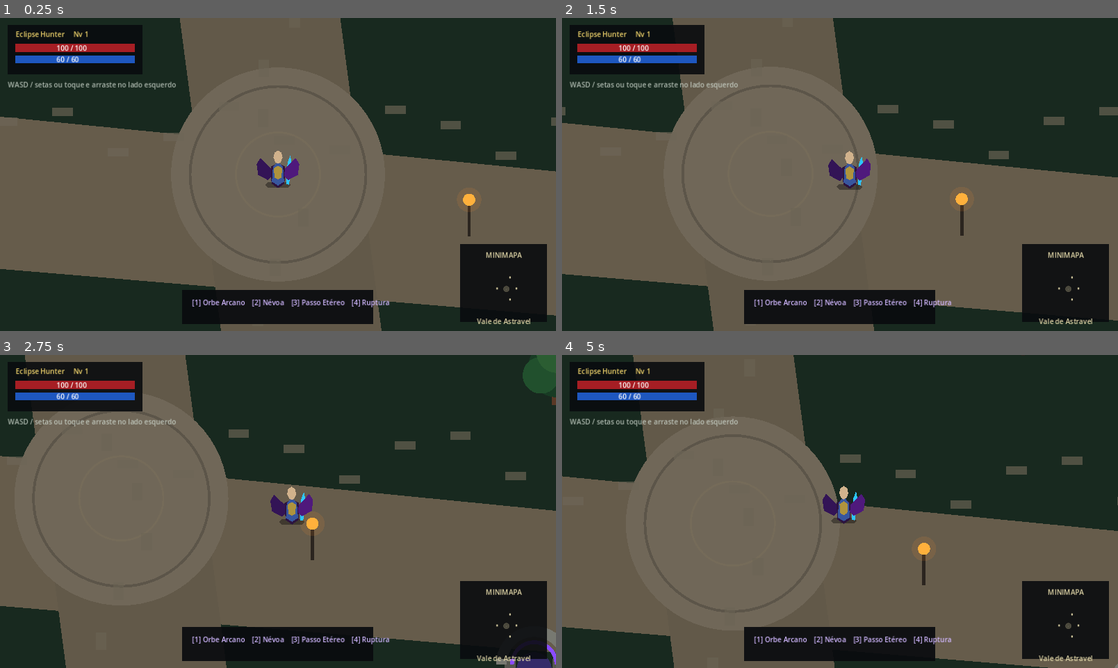
Above: before the commit, frames 1-4 (two rows, left to right).
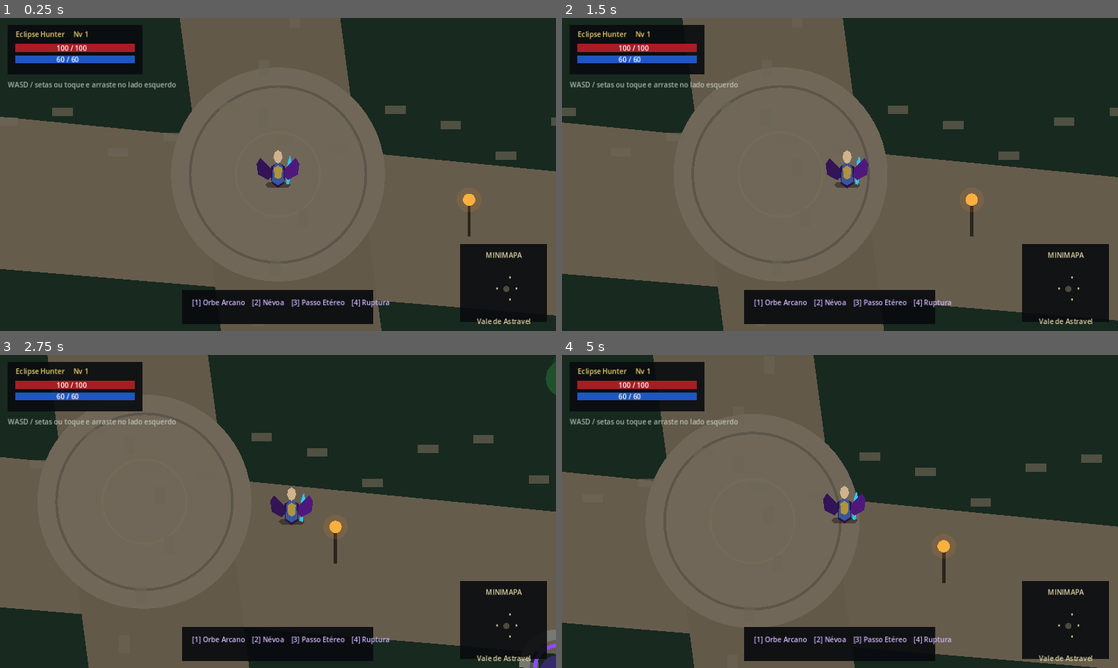
Above: after the commit, the same moments.

Repository: juniorjesusvideos-pixel/Eclipse-Realms-Godot
Game: Godot game, scene res://scenes/main.tscn
Two runs of this game, one before a commit and one after it. Both use one fixed random seed, a clock stepped at 60 frames per second and the inputs below.
Inputs (mouse positions are in pixels of both pictures, inside the frame that each line leads up to):
- Up to frame 1 (0.25 s): no input
- Up to frame 2 (1.5 s): tap Enter at 0.5 s; move the mouse to (962, 158) at 0.52 s; hold D (move_right) 0.53-1.25 s; click (962, 158) at 0.67 s; drag from (728, 190) to (812, 237) at 1.27 s
- Up to frame 3 (2.75 s): move the mouse to (333, 442) at 2.02 s; hold D (move_right) from 2.03 s (still down)
- Up to frame 4 (5 s): release D (move_right) at 2.75 s; drag from (812, 574) to (673, 464) at 2.77 s; move the mouse to (1006, 558) at 3.52 s; hold A (move_left) 3.53-4.25 s; drag from (673, 464) to (756, 433) at 4.27 s

The runs differ from the first frame. In frame 1, less than 0.1% of the frame differs, in the area x 46-54%, y 42-55%; in frame 2, 2.6%; in frame 3, 5.8%, in the area x 0-100%, y 0-100%; in frame 4, 5.7%.

Commit message:
fix: smooth player movement and touch input

Diff:
--- a/scripts/player.gd
+++ b/scripts/player.gd
@@ -2,10 +2,14 @@
 
 @export var speed: float = 245.0
 @export var vertical_perspective: float = 0.72
+@export var acceleration: float = 1500.0
+@export var deceleration: float = 1900.0
+@export var input_smoothing: float = 9.0
 
 var touch_id: int = -1
 var touch_origin := Vector2.ZERO
 var touch_direction := Vector2.ZERO
+var smoothed_direction := Vector2.ZERO
 var motion_time := 0.0
 
 @onready var visual: Node2D = $Visual
@@ -21,37 +25,50 @@
             touch_direction = Vector2.ZERO
     elif event is InputEventScreenDrag and event.index == touch_id:
         var drag_delta: Vector2 = event.position - touch_origin
-        if drag_delta.length() > 18.0:
-            touch_direction = drag_delta.normalized()
+        var drag_length := drag_delta.length()
+        if drag_length > 18.0:
+            var strength := clamp((drag_length - 18.0) / 72.0, 0.0, 1.0)
+            touch_direction = drag_delta.normalized() * strength
         else:
             touch_direction = Vector2.ZERO
 
 func _physics_process(delta: float) -> void:
     var keyboard_direction := Input.get_vector("move_left", "move_right", "move_up", "move_down")
-    var input_direction: Vector2 = keyboard_direction
+    var raw_direction: Vector2 = keyboard_direction
 
-    if input_direction == Vector2.ZERO:
-        input_direction = touch_direction
+    if raw_direction == Vector2.ZERO:
+        raw_direction = touch_direction
 
-    if input_direction != Vector2.ZERO:
-        input_direction = input_direction.normalized()
-        velocity = Vector2(
-            input_direction.x * speed,
-            input_direction.y * speed * vertical_perspective
-        )
-        motion_time += delta * 11.0
-        visual.position.y = sin(motion_time) * 2.5
-        visual.rotation = sin(motion_time * 0.5) * 0.015
+    if raw_direction.length() > 1.0:
+        raw_direction = raw_direction.normalized()
 
-        if abs(input_direction.x) > 0.08:
-            visual.scale.x = 1.0 if input_direction.x > 0.0 else -1.0
-    else:
-        velocity = velocity.move_toward(Vector2.ZERO, speed * 8.0 * delta)
-        motion_time += delta * 3.0
-        visual.position.y = sin(motion_time) * 1.2
-        visual.rotation = 0.0
+    smoothed_direction = smoothed_direction.lerp(raw_direction, 1.0 - exp(-input_smoothing * delta))
+
+    if raw_direction == Vector2.ZERO and smoothed_direction.length() < 0.01:
+        smoothed_direction = Vector2.ZERO
+
+    var target_velocity := Vector2(
+        smoothed_direction.x * speed,
+        smoothed_direction.y * speed * vertical_perspective
+    )
+
+    var rate := acceleration if raw_direction != Vector2.ZERO else deceleration
+    velocity = velocity.move_toward(target_velocity, rate * delta)
 
     move_and_slide()
+
+    # Animação visual leve, sem sacudir o corpo durante a caminhada.
+    var movement_ratio := clamp(velocity.length() / speed, 0.0, 1.0)
+    if movement_ratio > 0.05:
+        motion_time += delta * (7.0 + movement_ratio * 2.0)
+        visual.position.y = sin(motion_time) * 1.2 * movement_ratio
+        if abs(velocity.x) > 10.0:
+            visual.scale.x = 1.0 if velocity.x > 0.0 else -1.0
+    else:
+        motion_time += delta * 2.0
+        visual.position.y = sin(motion_time) * 0.45
+
+    visual.rotation = 0.0
 
     # Mantém o jogador dentro da área jogável desta primeira versão.
     global_position.x = clamp(global_position.x, -2080.0, 1420.0)
